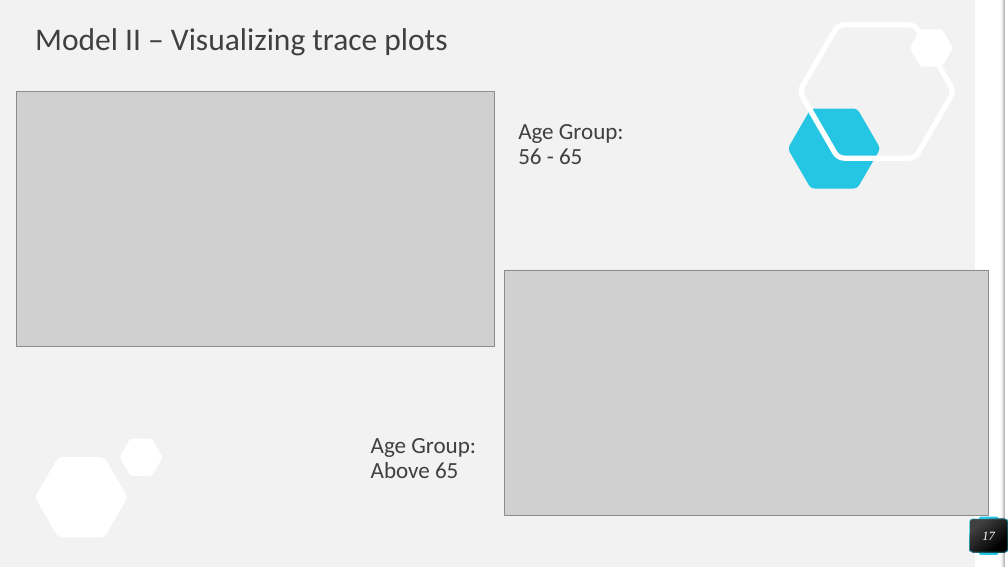
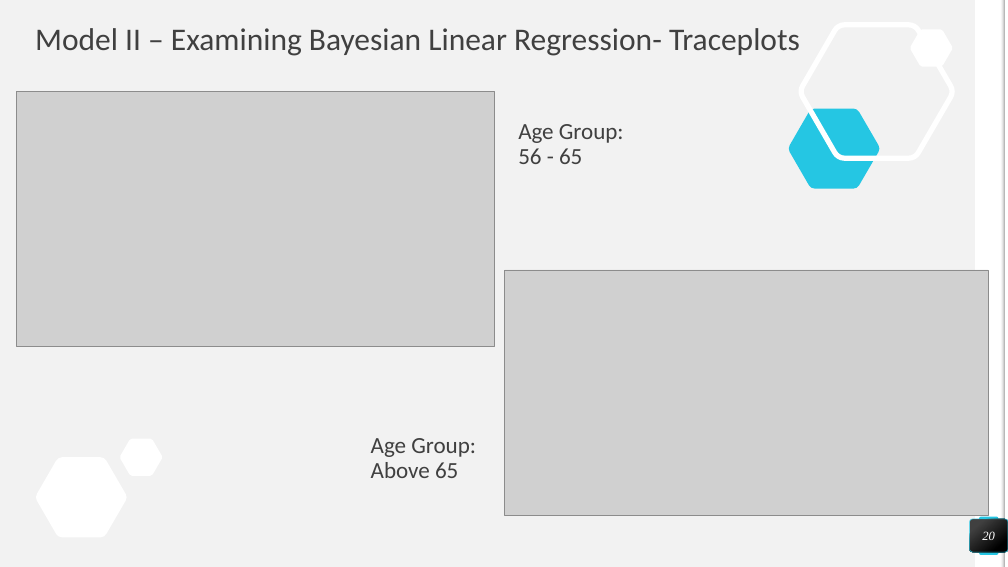
Before and after one commit to nealpatel02/DataScience_Project_3251, a slide deck: slide 20 of Customer Segmentation - Statistics Term Project Presentation - Team 5 - V2.pptx (slide 17 before the commit). Drawn at 1008x567 pixels with LibreOffice and Linux fonts; fonts in the diff are those of the drawing; grey boxes stand for pictures. Boxes give left, top, right and bottom in pixels: in the first picture for what was removed or moved away, otherwise in the second. Text is boxed around its words. In the diff, an @@ line names an element or a change of style, - is before the commit and + after.

```diff
--- a/Customer Segmentation - Statistics Term Project Presentation - Team 5 - V2.pptx
+++ b/Customer Segmentation - Statistics Term Project Presentation - Team 5 - V2.pptx
@@ title at (35, 28, 800, 56): text changed @@
-Model II – Visualizing trace plots
+Model II – Examining Bayesian Linear Regression- Traceplots
@@ page number at (982, 531, 995, 540): text changed @@
-17
+20
```
Also in this commit, not shown: 19 other slides changed, 3 slides added, 1 slide removed.
